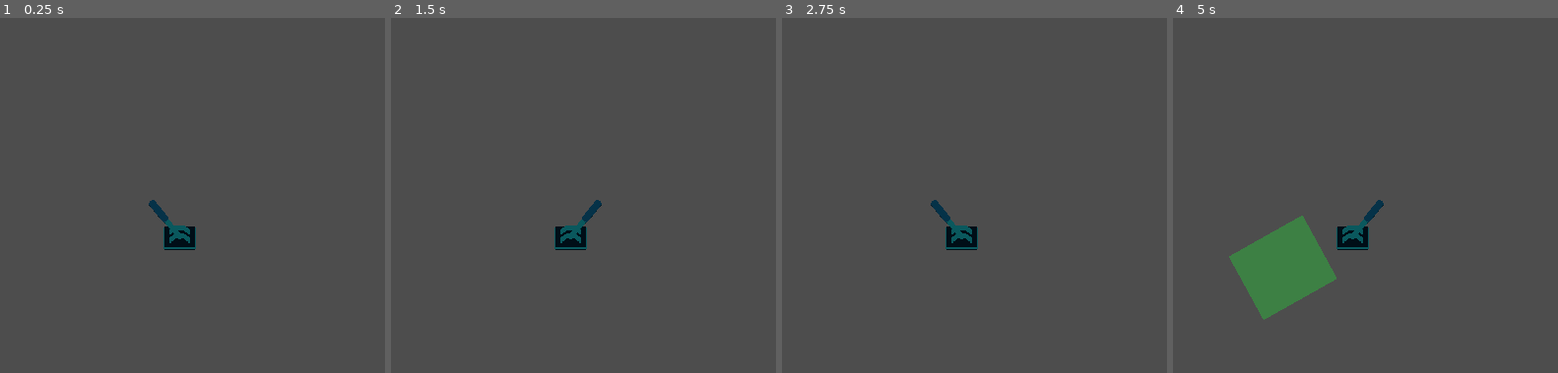
Above: before the commit, frames 1-4 (left to right).
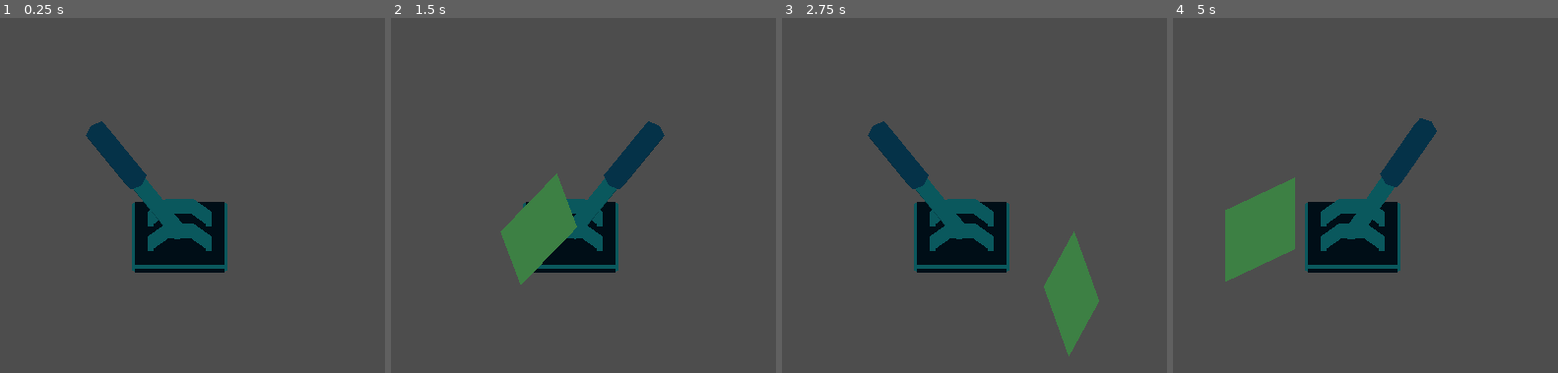
Above: after the commit, the same moments.

Repository: Wake1st/GomiMoni
Game: Godot game, scene res://testing/mechanics/test_switch.tscn
The game is run twice, just before and just after one commit, with the same random seed, the same clock (stepped at 60 frames per second) and the same inputs. The project has no main scene, so this scene is started directly.
Inputs:
- Up to frame 1 (0.25 s): no input
- Up to frame 2 (1.5 s): tap Enter (ui_accept) at 0.5, 0.77 s; hold Right (ui_right) 0.53-1.28 s; tap X (swap_character_next) at 0.6 s; hold Down (ui_down) from 1.28 s (still down); tap Z (swap_character_prev) at 1.35 s
- Up to frame 3 (2.75 s): tap Enter (ui_accept) at 1.52 s; release Down (ui_down) at 2.03 s; hold Right (ui_right) from 2.03 s (still down); tap X (swap_character_next) at 2.1 s
- Up to frame 4 (5 s): release Right (ui_right) at 2.78 s; hold Up (ui_up) 2.78-3.53 s; tap Z (swap_character_prev) at 2.85, 4.35 s; tap Enter (ui_accept) at 3.02, 3.77, 4.52 s; hold Left (ui_left) from 3.53 s (still down); tap X (swap_character_next) at 3.6 s

The runs differ from the first frame. In frame 1, 6.1% of the frame differs, in the area x 22-60%, y 29-72%; in frame 2, 7.3%; in frame 3, 8.7%; in frame 4, 11%, in the area x 13-69%, y 28-86%.

Commit message:
resized switch

Diff:
--- a/mechanics/spawner.gd
+++ b/mechanics/spawner.gd
@@ -4,7 +4,7 @@
 
 const GOMI_HEIGHT: float = 3.2
 const HEAVY_HEIGHT: float = 2.8
-const FLYER_HEIGHT: float = 0.4
+const FLYER_HEIGHT: float = 0.8
 
 @export var type: Vehicle.VEHICLE_TYPE
 
--- a/mechanics/switch.tscn
+++ b/mechanics/switch.tscn
@@ -10,6 +10,7 @@
 script = ExtResource("1_5u0kh")
 
 [node name="model" parent="." instance=ExtResource("1_3geji")]
+transform = Transform3D(3, 0, 0, 0, 3, 0, 0, 0, 3, 0, 0, 0)
 
 [node name="TurnOnArea" type="Area3D" parent="model/switch/bone_001/cylinder" index="1"]
 unique_name_in_owner = true
--- a/testing/mechanics/test_switch.tscn
+++ b/testing/mechanics/test_switch.tscn
@@ -16,11 +16,11 @@
 transform = Transform3D(-4.37114e-08, 0, -1, 0, 1, 0, 1, 0, -4.37114e-08, 0, 0, 0)
 
 [node name="OnSpawner" parent="." instance=ExtResource("2_3nvtv")]
-transform = Transform3D(1, 0, 0, 0, 1, 0, 0, 0, 1, -1, 0, 0)
+transform = Transform3D(1, 0, 0, 0, 1, 0, 0, 0, 1, -2, 0, 0)
 type = 2
 
 [node name="OffSpawner" parent="." instance=ExtResource("2_3nvtv")]
-transform = Transform3D(1, 0, 0, 0, 1, 0, 0, 0, 1, 1, 0, 0)
+transform = Transform3D(1, 0, 0, 0, 1, 0, 0, 0, 1, 2, 0, 0)
 type = 2
 
 [node name="WorldEnvironment" type="WorldEnvironment" parent="."]
